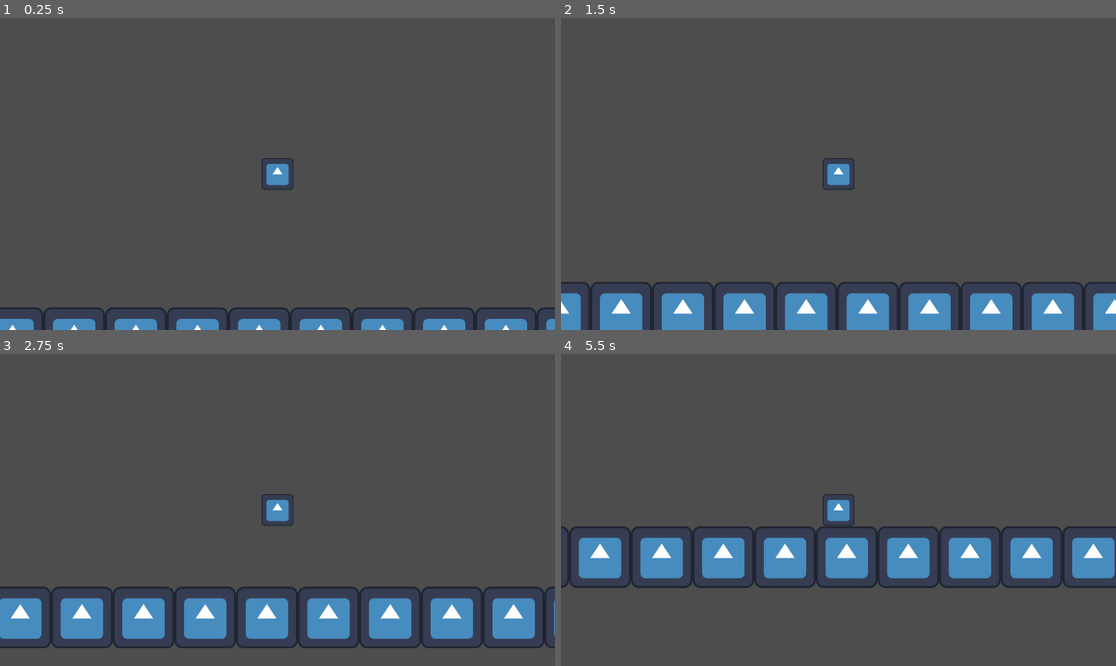
Above: before the commit, frames 1-4 (two rows, left to right).
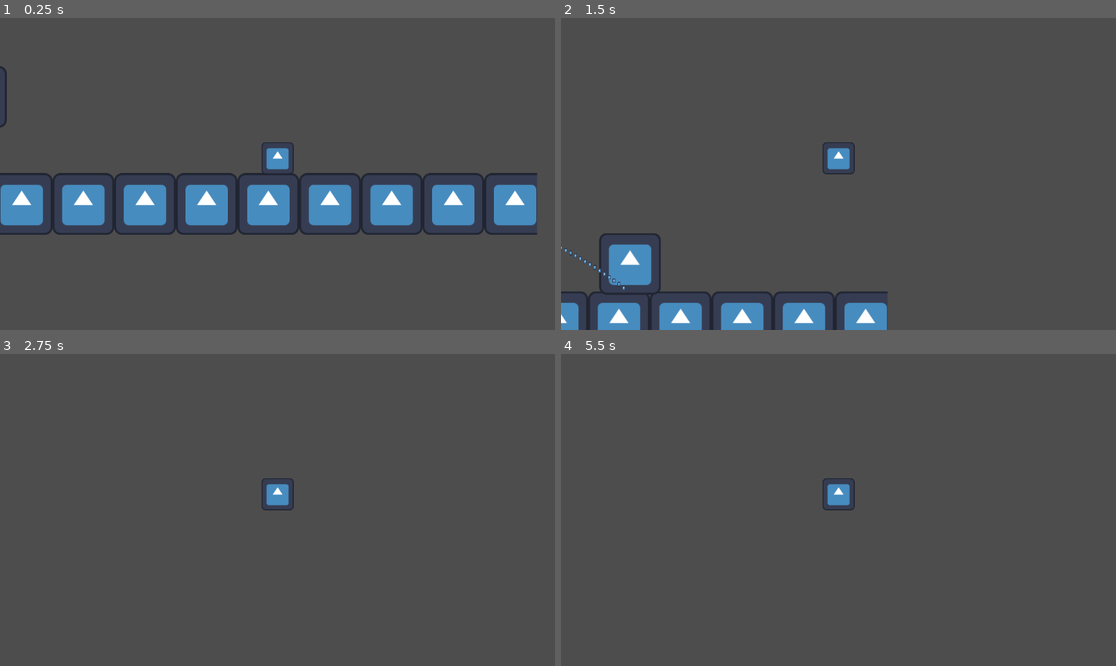
Above: after the commit, the same moments.

Repository: lostlp09/Magic_parkour
Game: Godot game, scene res://node_2d.tscn
The game is run twice, just before and just after one commit, with the same random seed, the same clock (stepped at 60 frames per second) and the same inputs. The engine's default icon, where the game draws it, is replaced by a stand-in: a white triangle on a blue panel in a dark square.
Inputs:
- Up to frame 1 (0.25 s): no input
- Up to frame 2 (1.5 s): tap Enter at 0.5 s; hold Space (jump) 0.53-1.28 s; hold D (right) from 0.53 s (still down); tap Q (dash, bound only after the commit) at 0.6 s; tap Space (jump) at 1.35 s
- Up to frame 3 (2.75 s): tap Space (jump) at 1.52, 1.82 s; tap Q (dash, bound only after the commit) at 1.55, 2.1 s; release D (right) at 2.03 s; hold A (left) from 2.03 s (still down); hold Space (jump) from 2.03 s (still down)
- Up to frame 4 (5.5 s): release A (left) at 2.78 s; release Space (jump) at 2.78 s; hold D (right) 2.78-4.28 s; tap Q (dash, bound only after the commit) at 2.85, 4.35, 5.1 s; tap Space (jump) at 3.02, 3.32, 4.52, 4.82 s; hold Space (jump) 3.53-4.28 s; hold A (left) 4.28-5.03 s; hold D (right) from 5.03 s (still down); hold Space (jump) from 5.03 s (still down)

The runs differ from the first frame. In frame 1, 16% of the frame differs, in the area x 0-100%, y 15-100%; in frame 2, 9.2%; in frame 3, 12%; in frame 4, 12%.

Commit message:
cool right ?
ADDED BOSSFIGHT 1 first move and added clean dashing

Diff:
--- /dev/null
+++ b/new-game-project/character_body_2d_2.gd
@@ -0,0 +1,39 @@
+extends CharacterBody2D
+@onready var player :=$"../CharacterBody2D"
+var x = 0
+
+@onready var malen = $"../Sprite2D2"
+func jump_on_player() ->void:
+	var playerpostion = player.position.x
+
+	var boss = self.position.x
+	var midnumber = (boss + playerpostion)/2
+	var multi = -300 /(self.position.x + midnumber) *(self.position.x + midnumber)
+	print(midnumber)
+
+	while self.position.y <= -1:
+		var clone = malen.duplicate()
+		self.get_parent().add_child(clone)
+		clone.position = self.position
+
+
+		if playerpostion>=boss:
+			self.position.x += 10
+			self.position.y = 0.001*(self.position.x-playerpostion)*(self.position.x-boss)
+			await get_tree().create_timer(0.01).timeout
+
+		else:
+			self.position.x -= 10
+			self.position.y = 0.001*(self.position.x-playerpostion)*(self.position.x-boss)
+			await get_tree().create_timer(0.01).timeout
+
+
+
+
+
+
+
+
+
+func _ready() -> void:
+	jump_on_player()
--- /dev/null
+++ b/new-game-project/leftright.gd
@@ -0,0 +1,28 @@
+extends CharacterBody2D
+var maxleft
+var maxright
+var accelartion = 1
+const speed = 300.0
+var left = false
+func _ready() -> void:
+	maxleft = self.position.x -200
+	maxright = self.position.x +200
+
+
+
+func _physics_process(delta: float) -> void:
+	if maxright != null:
+
+		if left == true:
+			accelartion += 1.5 * delta
+			self.velocity.x = speed * -1 * accelartion
+			if self.position.x <= maxleft:
+				accelartion = 1
+				left = false
+		else:
+			accelartion += 1.5 * delta
+			self.velocity.x = speed  *accelartion
+			if self.position.x >= maxright:
+				accelartion = 1
+				left = true
+	move_and_slide()
--- a/new-game-project/node_2d.tscn
+++ b/new-game-project/node_2d.tscn
@@ -1,7 +1,9 @@
-[gd_scene load_steps=5 format=3 uid="uid://e2d632iibtsp"]
+[gd_scene load_steps=9 format=3 uid="uid://e2d632iibtsp"]
 
 [ext_resource type="Texture2D" uid="uid://sg4lx20pibsw" path="res://icon.svg" id="1_wtcfe"]
 [ext_resource type="Script" uid="uid://d3d2p6qh7tm4h" path="res://playermovment.gd" id="2_0e48y"]
+[ext_resource type="Script" uid="uid://blf5i7up24pjq" path="res://leftright.gd" id="3_epypp"]
+[ext_resource type="Script" uid="uid://du2jps5tw7eio" path="res://character_body_2d_2.gd" id="4_0hol4"]
 
 [sub_resource type="RectangleShape2D" id="RectangleShape2D_0e48y"]
 size = Vector2(2305, 137)
@@ -9,34 +11,72 @@
 [sub_resource type="RectangleShape2D" id="RectangleShape2D_epypp"]
 size = Vector2(117, 116)
 
+[sub_resource type="RectangleShape2D" id="RectangleShape2D_0hol4"]
+size = Vector2(90.3846, 88.4614)
+
+[sub_resource type="RectangleShape2D" id="RectangleShape2D_q6r6c"]
+size = Vector2(122, 115)
+
 [node name="Node2D" type="Node2D"]
 
+[node name="Sprite2D2" type="Sprite2D" parent="."]
+position = Vector2(-334, -62)
+scale = Vector2(0.0490624, 0.0725)
+texture = ExtResource("1_wtcfe")
+
 [node name="StaticBody2D" type="StaticBody2D" parent="."]
+position = Vector2(125, 0)
 
 [node name="TextureRect" type="TextureRect" parent="StaticBody2D"]
 offset_left = -1418.0
-offset_top = -76.0
 offset_right = 868.0
-offset_bottom = 52.0
+offset_bottom = 128.0
 texture = ExtResource("1_wtcfe")
 stretch_mode = 1
 metadata/_edit_use_anchors_ = true
 
 [node name="CollisionShape2D" type="CollisionShape2D" parent="StaticBody2D"]
-position = Vector2(-269.5, -11.5)
+position = Vector2(-266, 67)
 shape = SubResource("RectangleShape2D_0e48y")
 
 [node name="CharacterBody2D" type="CharacterBody2D" parent="."]
-position = Vector2(-420, -413)
+position = Vector2(454, -20)
 scale = Vector2(0.52, 0.52)
 script = ExtResource("2_0e48y")
 
 [node name="CollisionShape2D" type="CollisionShape2D" parent="CharacterBody2D"]
-position = Vector2(-0.5, -1)
+position = Vector2(0.0385179, -63.9231)
 shape = SubResource("RectangleShape2D_epypp")
 
 [node name="Sprite2D" type="Sprite2D" parent="CharacterBody2D"]
+position = Vector2(0.538518, -62.9231)
 texture = ExtResource("1_wtcfe")
 
 [node name="Camera2D" type="Camera2D" parent="."]
-position = Vector2(-420, -413)
+position = Vector2(-642, -330)
+
+[node name="Enemy" type="CharacterBody2D" parent="."]
+position = Vector2(-502, -51)
+scale = Vector2(0.52, 0.52)
+script = ExtResource("3_epypp")
+
+[node name="Sprite2D" type="Sprite2D" parent="Enemy"]
+position = Vector2(21.1538, 21.1538)
+scale = Vector2(0.703, 0.703)
+texture = ExtResource("1_wtcfe")
+
+[node name="collisionkomp" type="CollisionShape2D" parent="Enemy"]
+position = Vector2(21.1538, 21.1539)
+shape = SubResource("RectangleShape2D_0hol4")
+
+[node name="BOSSFIGHT" type="CharacterBody2D" parent="."]
+position = Vector2(-335, -5)
+script = ExtResource("4_0hol4")
+
+[node name="Sprite2D" type="Sprite2D" parent="BOSSFIGHT"]
+position = Vector2(3, -58)
+texture = ExtResource("1_wtcfe")
+
+[node name="CollisionShape2D" type="CollisionShape2D" parent="BOSSFIGHT"]
+position = Vector2(3, -58)
+shape = SubResource("RectangleShape2D_q6r6c")
--- a/new-game-project/playermovment.gd
+++ b/new-game-project/playermovment.gd
@@ -4,59 +4,73 @@
 var jumptimer = 0
 var jumpallowed = true
 var cooldown = false
+var dash = false
+var dashacc = 10
+var dashtimer =0
+var dashallowed = true
+
 @onready var rigidbody = preload("res://rigid_body_2d.tscn")
 @onready var Camera = $"../Camera2D"
 
 func _physics_process(delta: float) -> void:
+
 	self.velocity.y += 30
 	self.velocity.x = 0
 
 
+	if  dash == false:
 
-	if Input.is_action_pressed("left"):
+		if Input.is_action_just_pressed("dash") and dash == false and dashallowed:
+			dash = true
 
-		self.velocity.x = speed * -1
+		if Input.is_action_pressed("left"):
+			self.get_child(1).flip_h = true
 
-	if Input.is_action_pressed("right"):
-		self.velocity.x = speed
+			self.velocity.x = speed * -1
 
+		if Input.is_action_pressed("right"):
+			self.get_child(1).flip_h = false
+			self.velocity.x = speed
+		if Input.is_action_just_pressed("shoot up"):
+			if cooldown == false:
+				cooldown = true
+				var clone = rigidbody.instantiate()
 
-
-
-	if Input.is_action_just_pressed("shoot up"):
-		if cooldown == false:
-			cooldown = true
-			var clone = rigidbody.instantiate()
-
-			clone.visible = true
-			clone.position = Vector2(self.position.x + 300,self.position.y -300)
-
-			self.get_parent().add_child(clone)
-			await get_tree().create_timer(1).timeout.connect(func test() -> void: cooldown = false )
-
-
-
-
-
-	if Input.is_action_pressed("jump"):
-
-
-
-		if jumptimer < 0.3 and jumpallowed:
-
-			jumptimer += delta
-			acceleartion += 1.5* delta
-			self.velocity.y = speed * -1 * acceleartion
-	elif not is_on_floor():
-		jumptimer = 1
-
-	if is_on_floor():
-		jumpallowed = true
-		acceleartion =1.5
-		jumptimer = 0
+				clone.visible = true
+				if self.get_child(1).flip_h :
+					clone.position = Vector2(self.position.x -300,self.position.y -300)
+				else:
+					clone.position = Vector2(self.position.x +300,self.position.y -300)
+				self.get_parent().add_child(clone)
+				await get_tree().create_timer(1).timeout.connect(func test() -> void: cooldown = false )
+		if Input.is_action_pressed("jump"):
+			if jumptimer < 0.3 and jumpallowed:
+				jumptimer += delta
+				acceleartion += 1.5* delta
+				self.velocity.y = speed * -1 * acceleartion
+		elif not is_on_floor():
+			jumptimer = 1
+		if is_on_floor():
+			jumpallowed = true
+			acceleartion =1.5
+			jumptimer = 0
+	else:
+		dashallowed = false
+		self.velocity.y = 0
+		self.velocity.x = 200 * dashacc
+		dashacc -= 50*delta
+		print("dashing")
+		dashtimer += delta
+		if dashtimer >= 0.2:
+			dash = false
+			dashacc = 10
+			dashtimer =0
+			await get_tree().create_timer(3).timeout
+			dashallowed = true
 	if not is_on_floor() and jumptimer == 0:
 		jumpallowed = false
 
 
+
 	move_and_slide()
 	Camera.position = self.position
--- a/new-game-project/project.godot
+++ b/new-game-project/project.godot
@@ -41,3 +41,8 @@
 "events": [Object(InputEventKey,"resource_local_to_scene":false,"resource_name":"","device":-1,"window_id":0,"alt_press …(192 unchanged characters)…
 ]
 }
+dash={
+"deadzone": 0.2,
+"events": [Object(InputEventKey,"resource_local_to_scene":false,"resource_name":"","device":-1,"window_id":0,"alt_pressed":false,"shift_pressed":false,"ctrl_pressed":false,"meta_pressed":false,"pressed":false,"keycode":0,"physical_keycode":81,"key_label":0,"unicode":113,"location":0,"echo":false,"script":null)
+]
+}
--- a/new-game-project/rigid_body_2d.gd
+++ b/new-game-project/rigid_body_2d.gd
@@ -1,5 +1 @@
 extends  RigidBody2D
-
-
-func _on_body_entered(body: Node) -> void:
-	self.queue_free()
Not shown, added: new-game-project/character_body_2d_2.gd.uid
Not shown, added: new-game-project/leftright.gd.uid
